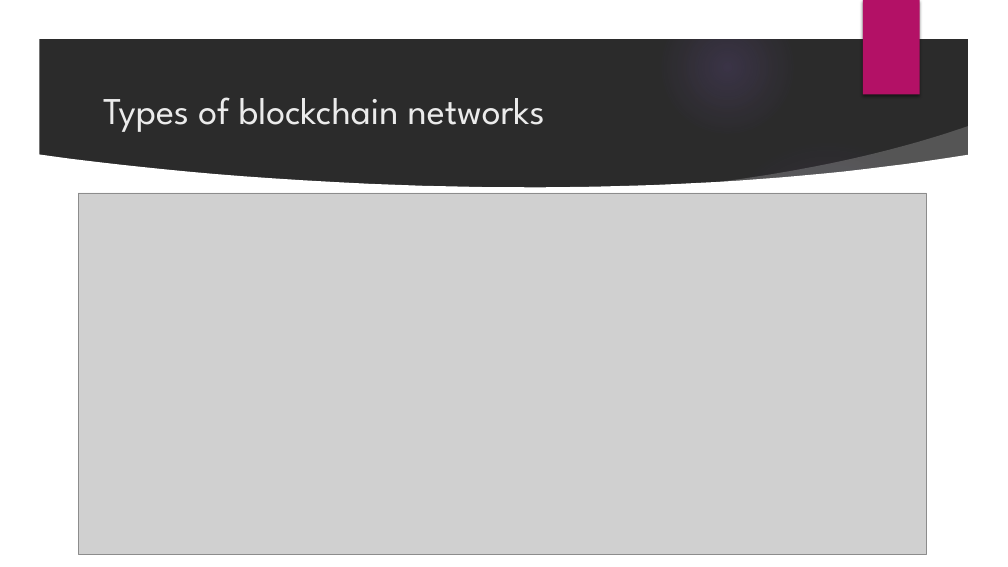
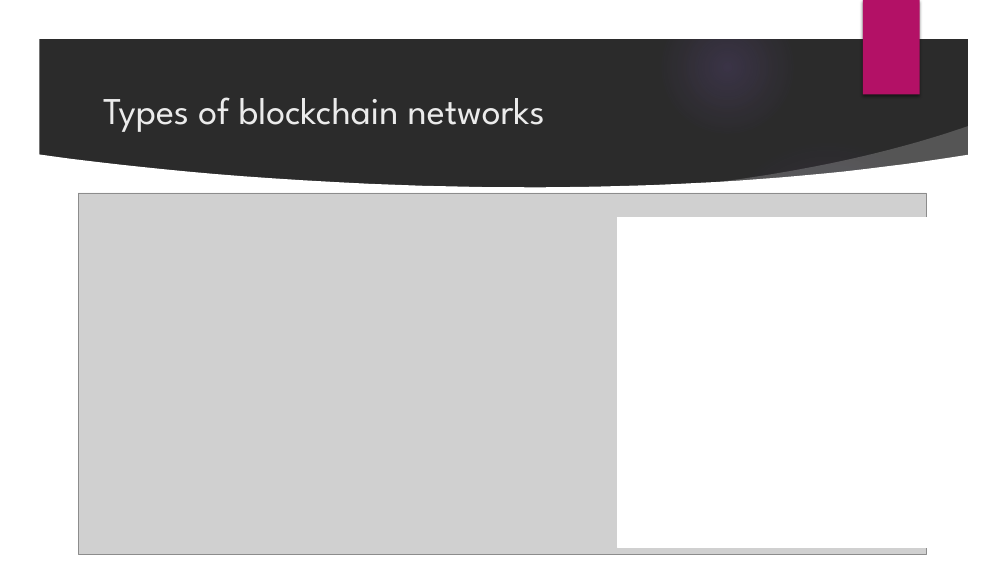
Before and after one commit to MihailButnaru/BlockChain, a slide deck: slide 5 of Blockchain.pptx. Drawn at 1008x567 pixels with LibreOffice and Linux fonts; fonts in the diff are those of the drawing; grey boxes stand for pictures; background and template pictures are left out; a plain dark background stands for a picture behind light text. Boxes give left, top, right and bottom in pixels: in the first picture for what was removed or moved away, otherwise in the second. Text is boxed around its words. In the diff, an @@ line names an element or a change of style, - is before the commit and + after.

Commit message:
PresentationUpdate
Presentation update

```diff
--- a/Blockchain.pptx
+++ b/Blockchain.pptx
@@ rectangle added at [618, 218, 973, 547], fill #FFFFFF, outline #FFFFFF 1.5 pt @@
```
Also in this commit, not shown: 1 other file.
